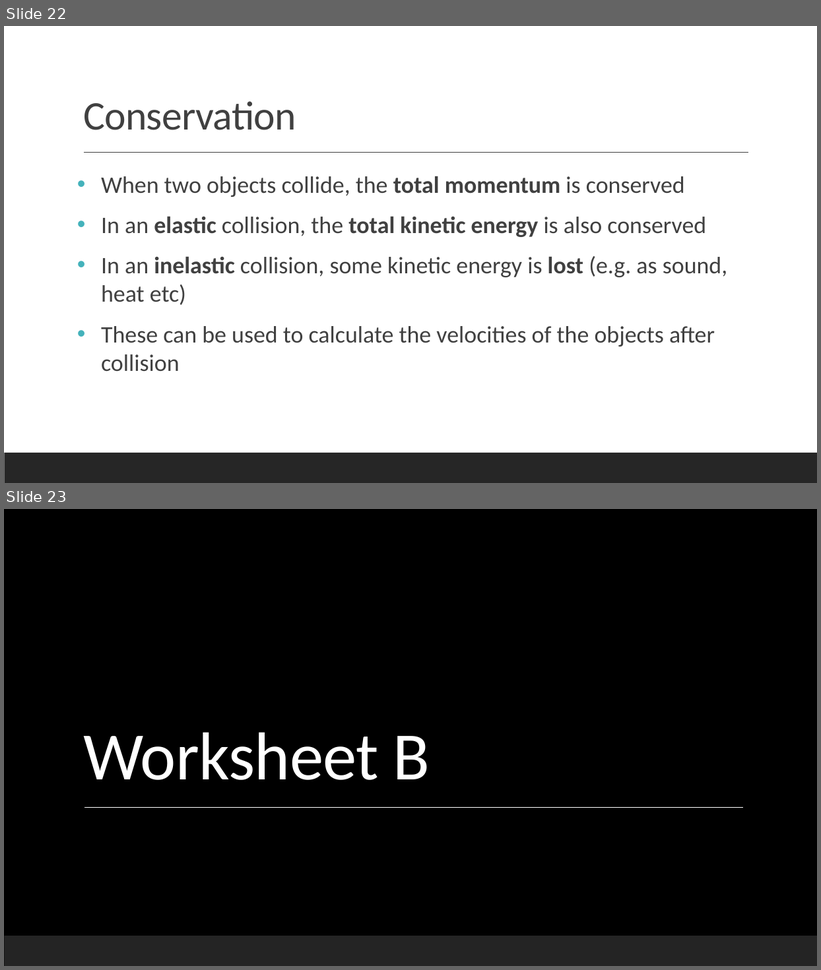
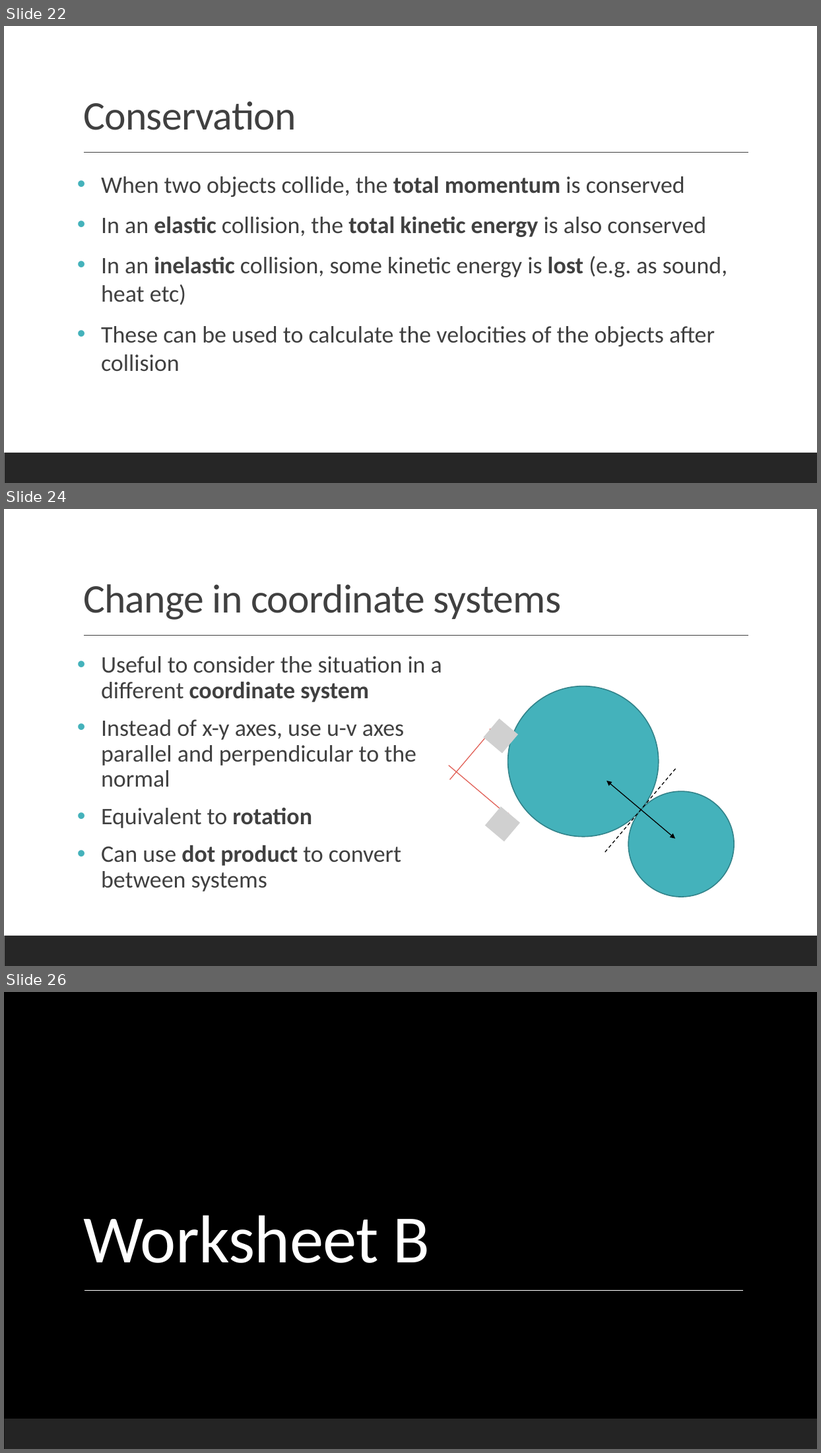
Before and after one commit to Falmouth-Games-Academy/bsc-course-materials, a slide deck: COMP270/05/2019-20-COMP270-05-lecture-materials.pptx. Shown one above the other, each under a label of ours: slides 22 and 23 before the commit, slides 22, 24 and 26 after it; the slides between them are not shown. The pictures are 821x970 and 821x1453 pixels, drawn with LibreOffice and Linux fonts; fonts in the diff are those of the drawing; grey boxes stand for pictures; background and template pictures are left out. Boxes give left, top, right and bottom in pixels: in the first picture for what was removed or moved away, otherwise in the second. Text is boxed around its words. In the diff, an @@ line names an element or a change of style, - is before the commit and + after.

Commit message:
Added some slides

```diff
--- a/COMP270/05/2019-20-COMP270-05-lecture-materials.pptx
+++ b/COMP270/05/2019-20-COMP270-05-lecture-materials.pptx
@@ slide 24 added at (4, 509, 817, 966), background #FFFFFF; not listed: 2 template elements that a slide beside it also shows @@
@@ title added at (83, 584, 561, 620), 48 pt, text #404040 @@
+Change in coordinate systems
@@ text added at (101, 656, 442, 892), 28 pt, text #404040 @@
+• Useful to consider the situation in a different coordinate system
+• Instead of x-y axes, use u-v axes parallel and perpendicular to the normal
+• Equivalent to rotation
+• Can use dot product to convert between systems
@@ ellipse added at (477, 656, 689, 868), fill #44B2BB, outline #32848A 1.25 pt @@
@@ picture added at (483, 719, 517, 753) @@
@@ arrow added from (450, 780) to (494, 727), #E16057 1 pt @@
@@ arrow added from (449, 766) to (511, 819), #E16057 1 pt @@
@@ line added from (605, 852) to (677, 768), #000000 1 pt dashed @@
@@ double arrow added from (607, 781) to (676, 839), #000000 1 pt @@
@@ ellipse added at (607, 770, 756, 919), fill #44B2BB, outline #32848A 1.25 pt @@
@@ picture added at (485, 807, 520, 842) @@
@@ what was slide 23 is now slide 26 @@
```
Also in this commit, not shown: 2 other slides added, 1 other file.
